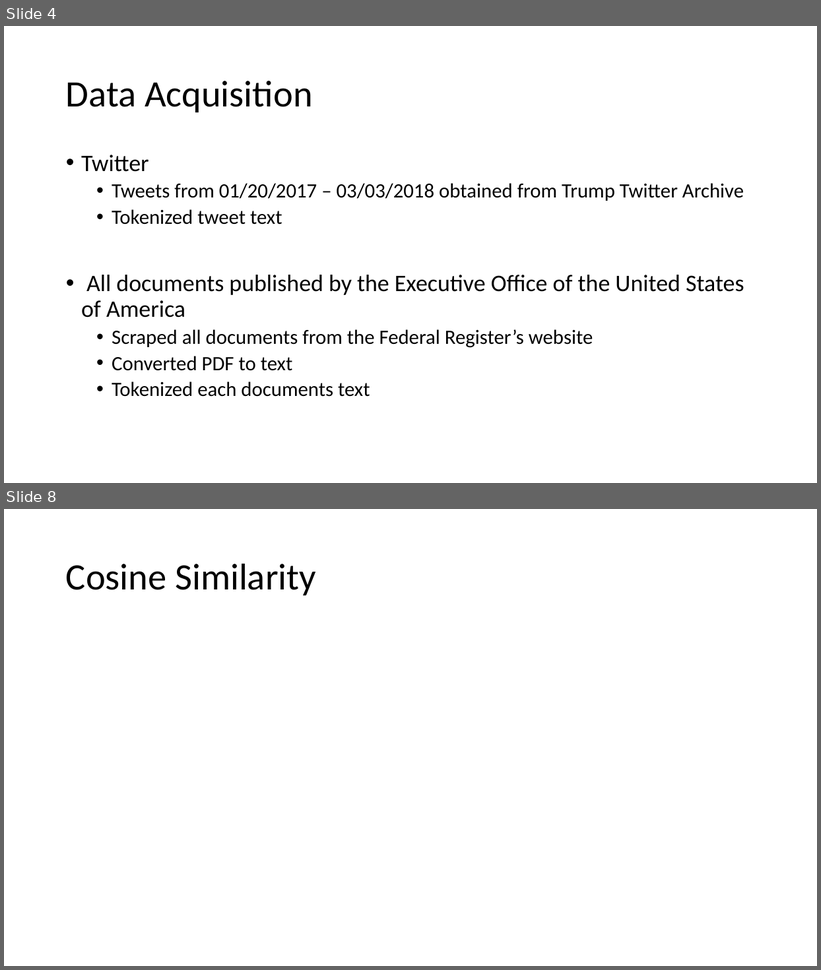
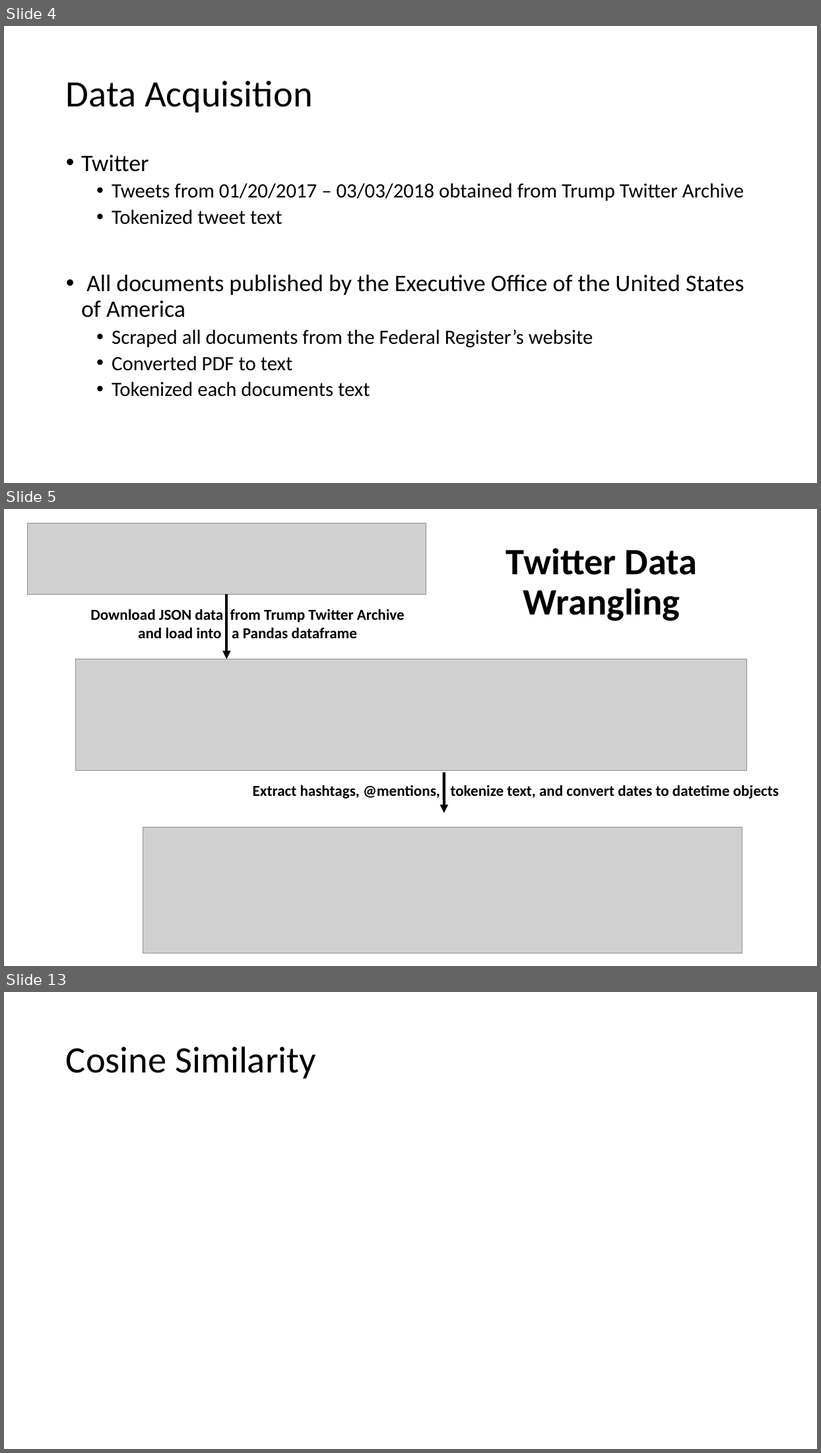
Before and after one commit to mtchem/Twitter-Politics, a slide deck: Twitter and Politics.pptx. Shown one above the other, each under a label of ours: slides 4 and 8 before the commit, slides 4, 5 and 13 after it; the slides between them are not shown. The pictures are 821x970 and 821x1453 pixels, drawn with LibreOffice and Linux fonts; fonts in the diff are those of the drawing; grey boxes stand for pictures. Boxes give left, top, right and bottom in pixels: in the first picture for what was removed or moved away, otherwise in the second. Text is boxed around its words. In the diff, an @@ line names an element or a change of style, - is before the commit and + after.

Commit message:
added figures to presentation

```diff
--- a/Twitter and Politics.pptx
+++ b/Twitter and Politics.pptx
@@ slide 5 added at [4, 509, 817, 966], background #FFFFFF @@
@@ picture added at [27, 523, 426, 594] @@
@@ title added at [506, 548, 698, 621], 44 pt, text #000000, bold @@
+Twitter Data Wrangling
@@ arrow added from (226, 594) to (226, 659), #000000 3.25 pt @@
@@ text added at [90, 609, 405, 638], 18 pt, text #000000, bold @@
+Download JSON data from Trump Twitter Archive
+and load into a Pandas dataframe
@@ picture added at [76, 659, 747, 770] @@
@@ text added at [253, 785, 779, 799], 18 pt, text #000000, bold @@
+Extract hashtags, @mentions, tokenize text, and convert dates to datetime objects
@@ arrow added from (444, 772) to (444, 813), #000000 3.25 pt @@
@@ picture added at [143, 827, 743, 954] @@
@@ what was slide 8 is now slide 13 @@
```
Also in this commit, not shown: 3 slides changed, 5 other slides added, 1 slide removed, 15 other files.
